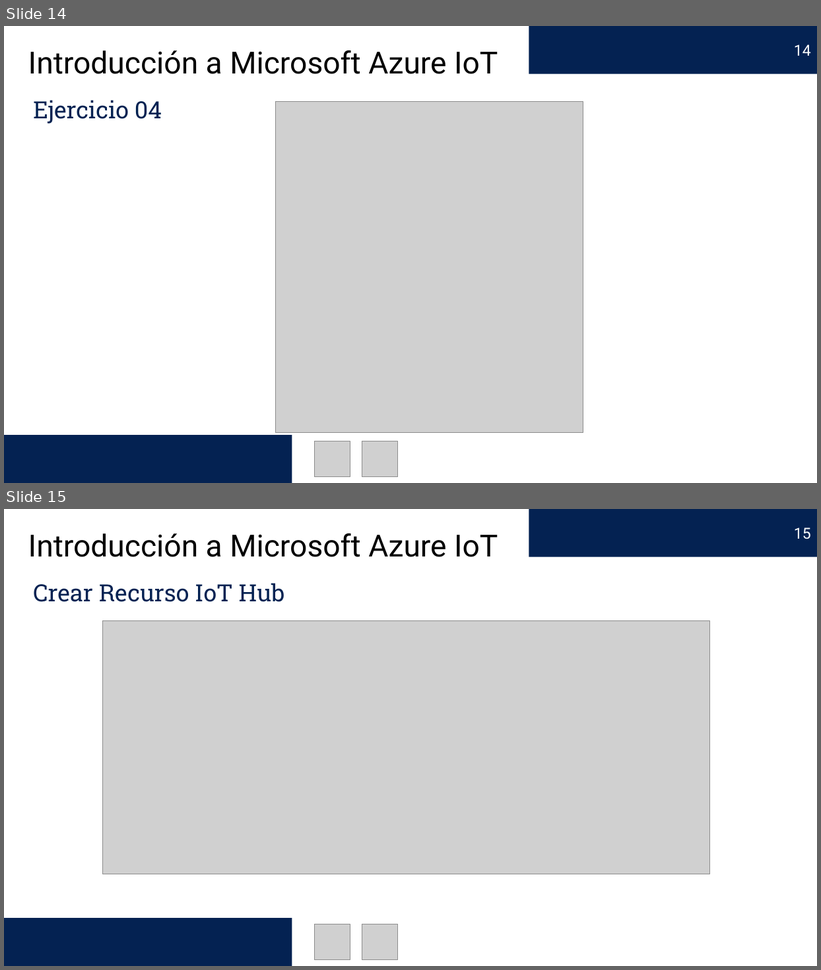
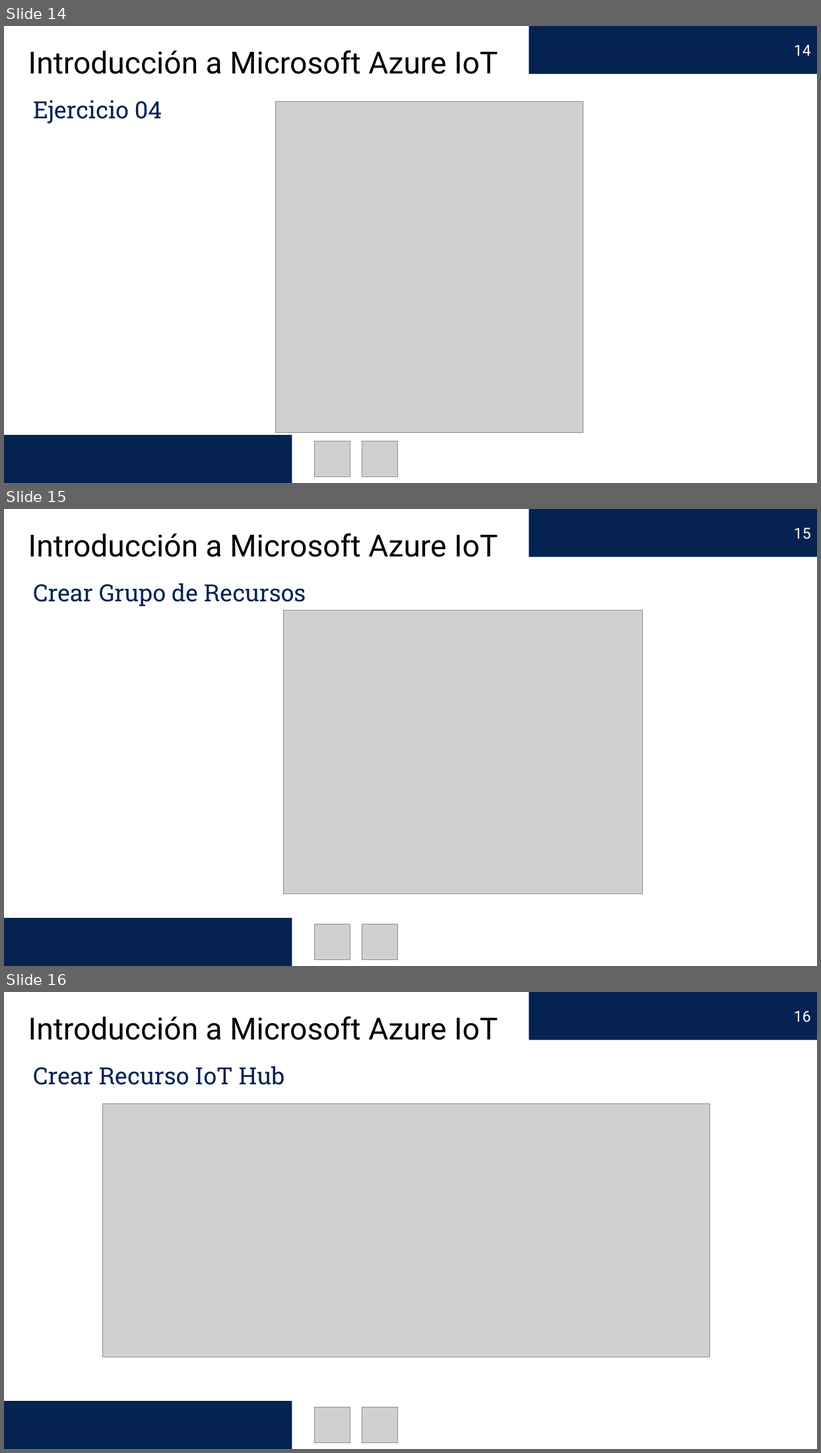
Before and after one commit to edercarmona/AzureIoT, a slide deck: Introducción a Microsoft Azure IoT.pptx. Shown one above the other, each under a label of ours: slides 14 and 15 before the commit, slides 14, 15 and 16 after it. The pictures are 821x970 and 821x1453 pixels, drawn with LibreOffice and Linux fonts; fonts in the diff are those of the drawing; grey boxes stand for pictures. Boxes give left, top, right and bottom in pixels: in the first picture for what was removed or moved away, otherwise in the second. Text is boxed around its words. In the diff, an @@ line names an element or a change of style, - is before the commit and + after.

```diff
--- a/Introducción a Microsoft Azure IoT.pptx
+++ b/Introducción a Microsoft Azure IoT.pptx
@@ slide 15 added at (4,509,817,966), background #FFFFFF @@
@@ page number added at (529,509,817,557), fill #042252, 18 pt, text #FFFFFF @@
+15
@@ text added at (28,533,498,557), 36 pt, text #000000 @@
+Introducción a Microsoft Azure IoT
@@ text added at (33,583,306,607), 28 pt, text #042252 @@
+Crear Grupo de Recursos
@@ picture added at (283,610,643,894) @@
@@ rectangle added at (4,918,292,966), fill #042252 @@
@@ picture added at (314,924,350,960) @@
@@ picture added at (362,924,398,960) @@
@@ what was slide 15 is now slide 16 @@
@@ page number at (794,1010,811,1022): text changed @@
-15
+16
```
Also in this commit, not shown: 1 slide changed, 2 other slides added, 7 other files.
